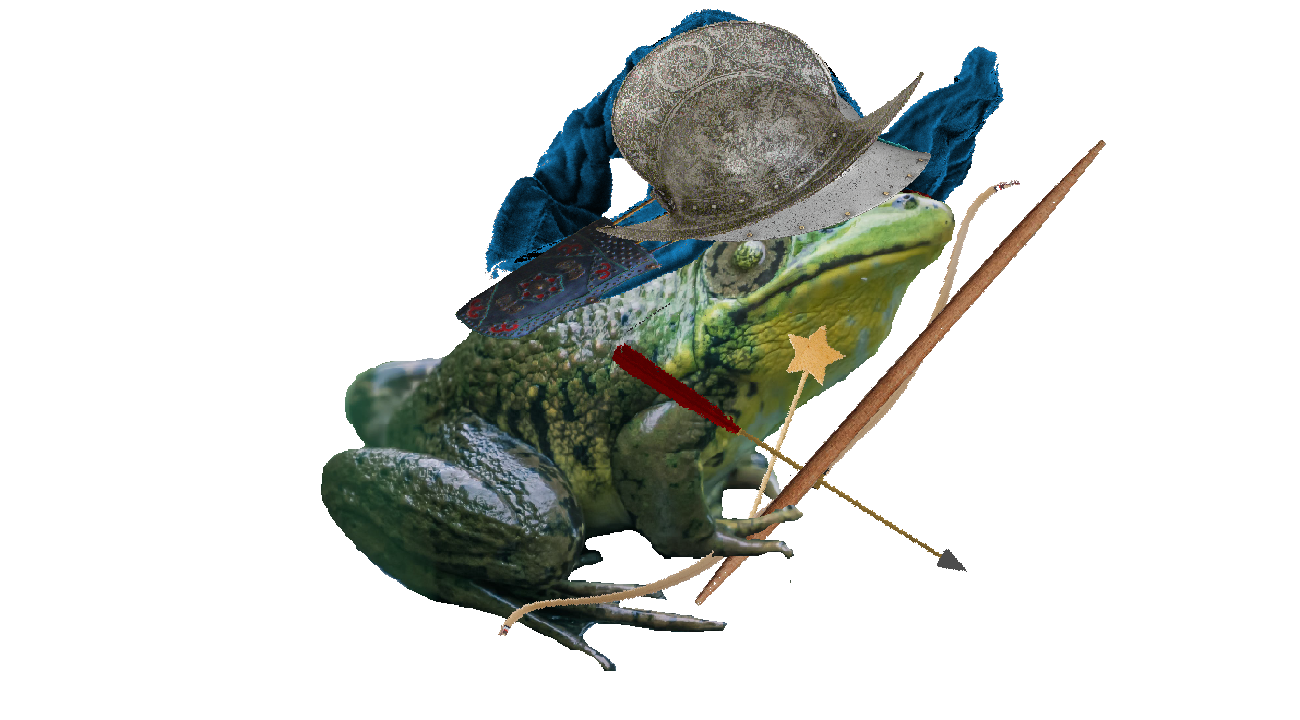
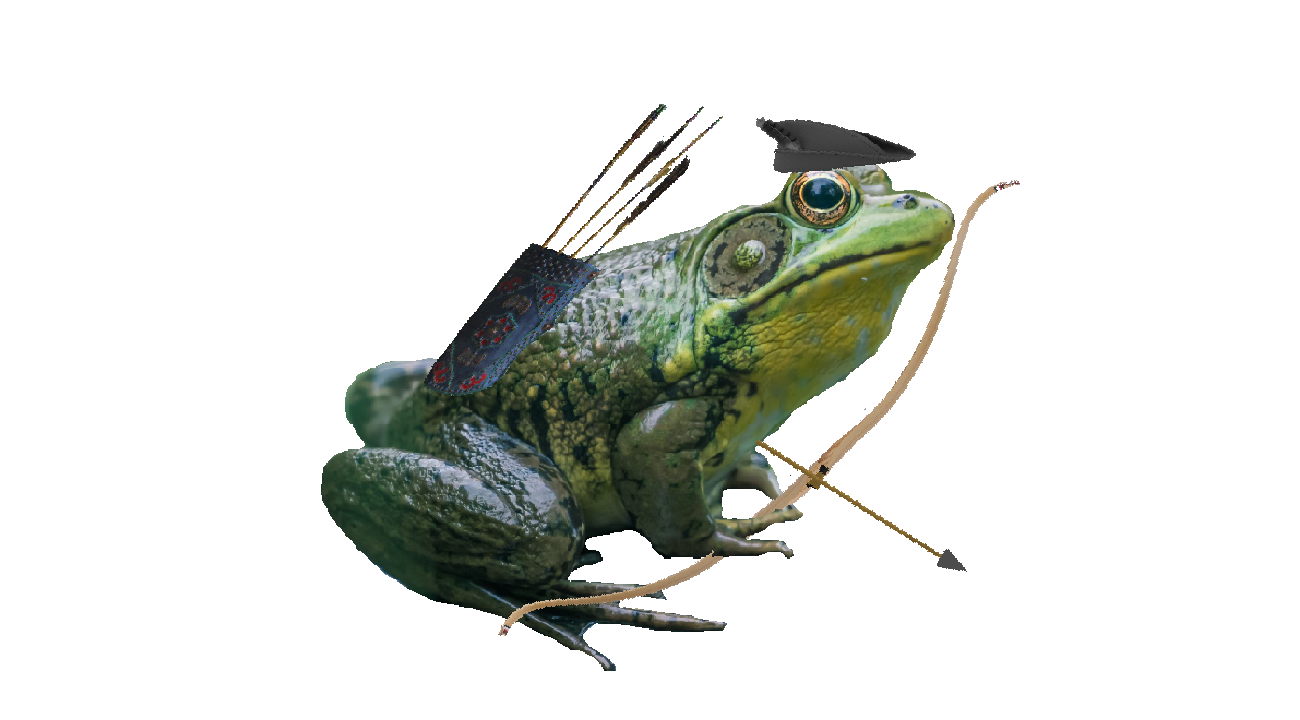
Layer changes from the first 1300 x 720 image to the second:
hid group "Knight" (4 layers) over left=423, top=20, right=1106, bottom=606
hid "Helm3" over left=596, top=20, right=924, bottom=242
hid "Helm2" over left=669, top=77, right=931, bottom=242
removed layer "Sword" from group "Knight" over left=695, top=140, right=1106, bottom=606
painted on "Bow" over left=612, top=303, right=759, bottom=443
hid "Hat-Blue" over left=756, top=117, right=916, bottom=173
hid "Hat-red" over left=756, top=117, right=916, bottom=173
painted on "Hat-Green" (1st of 3, in "Archer") over left=756, top=117, right=916, bottom=173
painted on "Quiver" over left=423, top=104, right=826, bottom=396
hid group "Wizard" (5 layers) over left=485, top=9, right=1004, bottom=574
hid "BlueHat", painted on it over left=485, top=9, right=1004, bottom=300
hid "RedHat", painted on it over left=485, top=9, right=1004, bottom=300
hid "Hat-Green" (3rd of 3, in "Wizard"), painted on it over left=485, top=9, right=1004, bottom=300
renamed "Base" to "Layer1", painted on it over left=423, top=155, right=955, bottom=606
